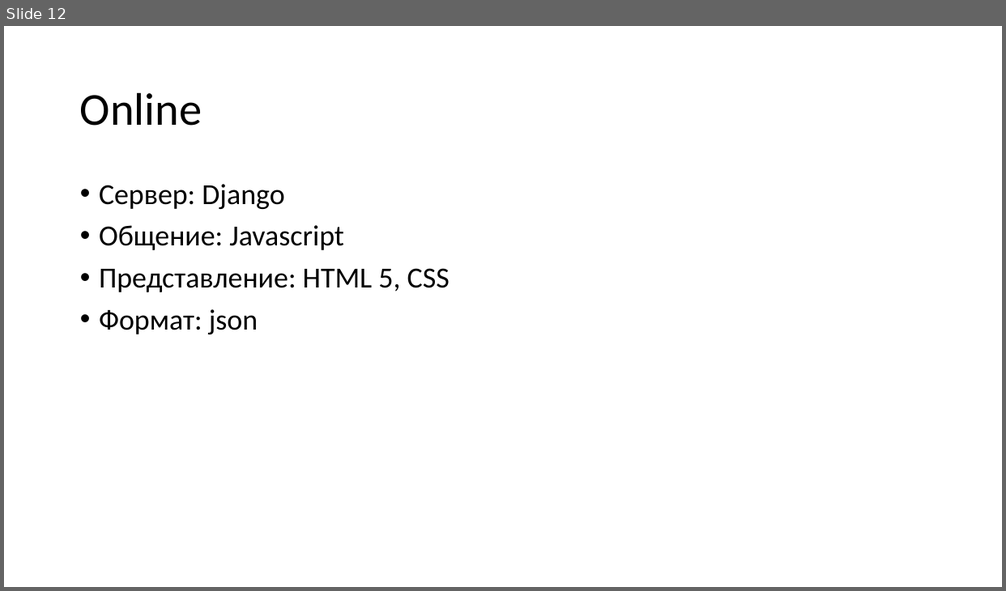
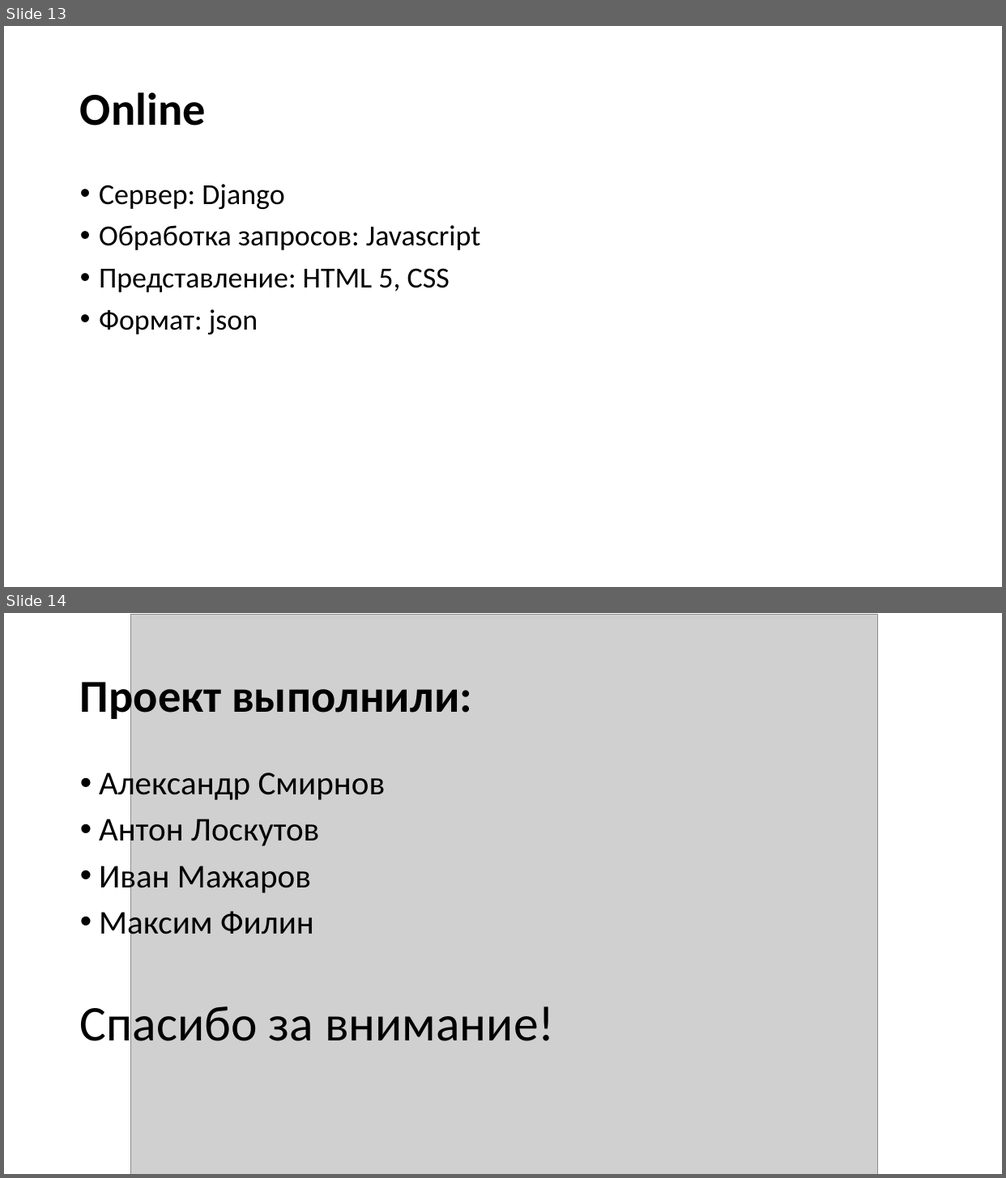
Before and after one commit to LoskutovAnton/Tweets-Sentiment-Analysis, a slide deck: twiton.pptx. Shown one above the other, each under a label of ours: slide 12 before the commit, slides 13 and 14 after it. The pictures are 1006x591 and 1006x1178 pixels, drawn with LibreOffice and Linux fonts; fonts in the diff are those of the drawing; grey boxes stand for pictures; background and template pictures are left out. Boxes give left, top, right and bottom in pixels: in the first picture for what was removed or moved away, otherwise in the second. Text is boxed around its words. In the diff, an @@ line names an element or a change of style, - is before the commit and + after.

```diff
--- a/twiton.pptx
+++ b/twiton.pptx
@@ slide 14 added at box(4, 613, 1002, 1174), background picture (left out) @@
@@ picture added at box(130, 615, 878, 1174) @@
@@ title added at box(80, 673, 472, 722), 44 pt, text #000000, bold @@
+Проект выполнили:
@@ text added at box(80, 767, 555, 1053), 32 pt, text #000000 @@
+• Александр Смирнов
+• Антон Лоскутов
+• Иван Мажаров
+• Максим Филин
+Спасибо за внимание!
@@ what was slide 12 is now slide 13 @@
@@ slide 13 changed as well @@
@@ title "Online" at box(80, 92, 206, 126): bold on @@
@@ text at box(99, 225, 481, 250): text changed @@
-• Общение: Javascript
+• Обработка запросов: Javascript
```
Also in this commit, not shown: 6 other slides changed, 7 other slides added, 6 slides removed, 1 other file.
